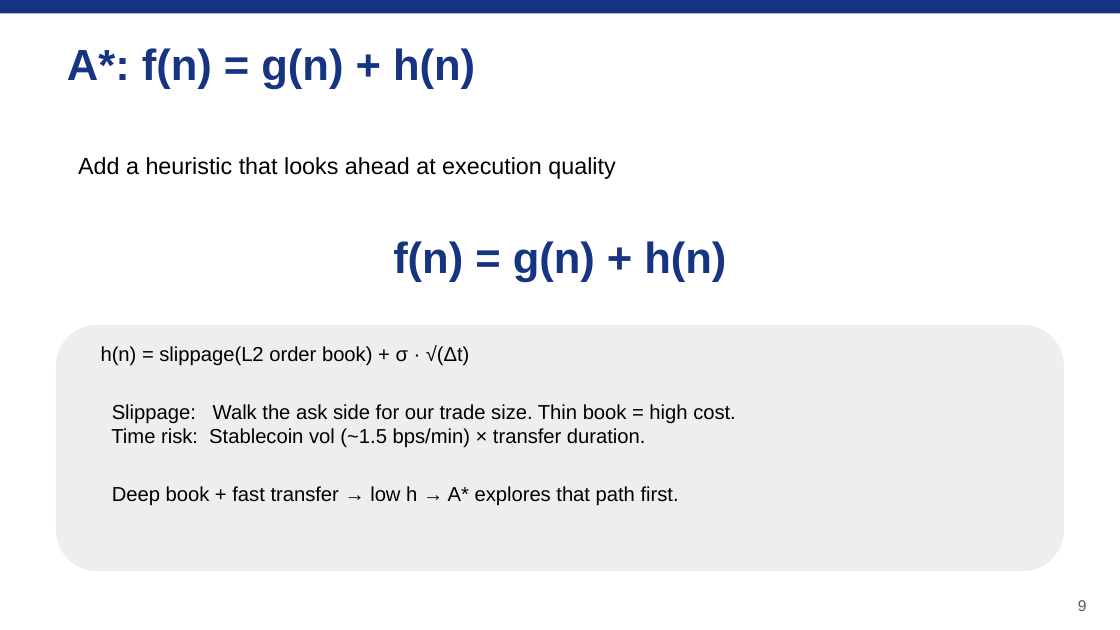
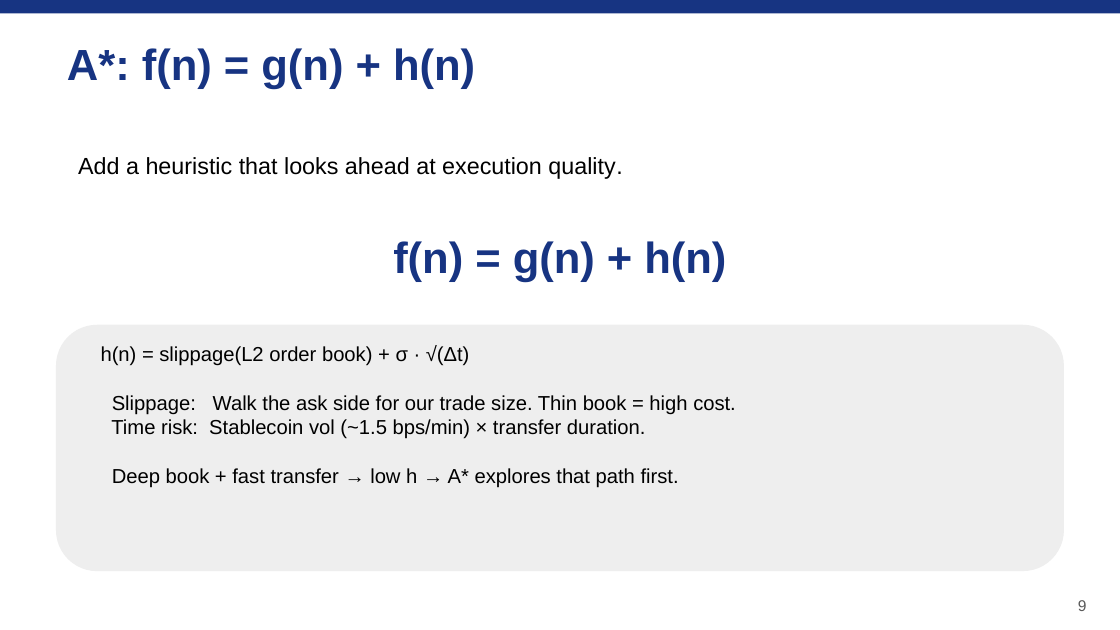
Before and after one commit to kevinl03/Stablecoin-CrossExchange-Arbitrage, a slide deck: slide 9 of astar_arbitrage_deck.pptx. Drawn at 1120x630 pixels with LibreOffice and Linux fonts; fonts in the diff are those of the drawing. Boxes give left, top, right and bottom in pixels: in the first picture for what was removed or moved away, otherwise in the second. Text is boxed around its words. In the diff, an @@ line names an element or a change of style, - is before the commit and + after.

```diff
--- a/astar_arbitrage_deck.pptx
+++ b/astar_arbitrage_deck.pptx
@@ text at box(78, 157, 623, 179): text changed @@
-Add a heuristic that looks ahead at execution quality
+Add a heuristic that looks ahead at execution quality.
@@ text "h(n) = slippage(L2 order book) ..." rewrapped from box(101, 345, 736, 506) to box(101, 345, 736, 488) @@
```
Also in this commit, not shown: 2 other slides changed.
